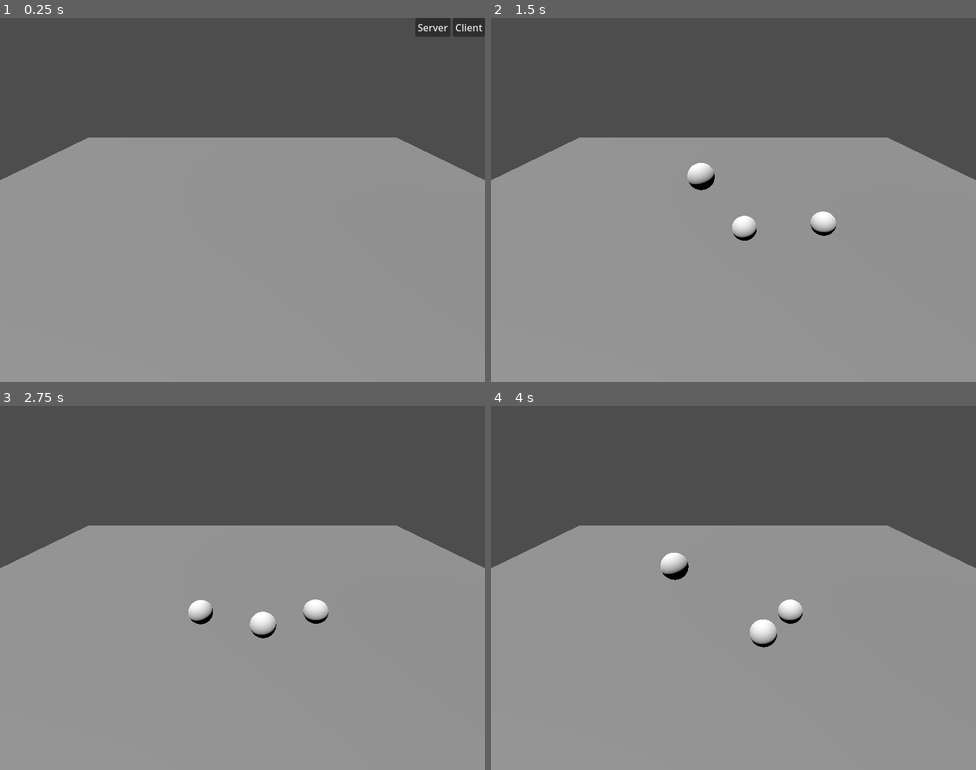
Above: before the commit, frames 1-4 (two rows, left to right).
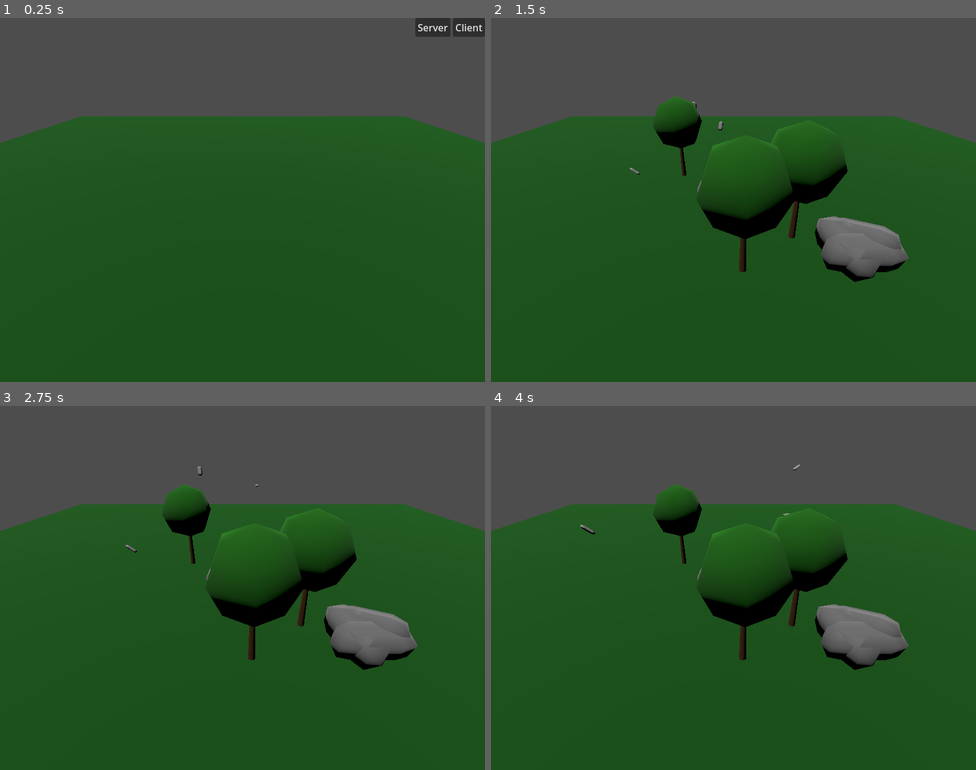
Above: after the commit, the same moments.

Repository: DigitallyTailored/godot4-mp-client-position-sync
Game: Godot game, scene res://world.tscn
The game is run twice, just before and just after one commit, with the same random seed, the same clock (stepped at 60 frames per second) and the same inputs.
Inputs:
- Up to frame 1 (0.25 s): no input
- Up to frame 2 (1.5 s): click "Server" at 0.5 s; tap Enter (ui_accept) at 1.25, 1.35 s; hold D (move_right) from 1.28 s (still down)
- Up to frame 3 (2.75 s): tap Enter (ui_accept) at 1.52, 1.82, 2.1, 2.27, 2.57 s; release D (move_right) at 2.03 s; hold S (move_down) from 2.03 s (still down)
- Up to frame 4 (4 s): release S (move_down) at 2.78 s; hold D (move_right) 2.78-3.53 s; tap Enter (ui_accept) at 2.85, 3.6, 3.77 s; hold W (move_up) from 3.53 s (still down)

The runs differ from the first frame. In frame 1, 72% of the frame differs, in the area x 0-100%, y 27-100%; in frame 2, 72%; in frame 3, 72%, in the area x 0-100%, y 16-100%; in frame 4, 72%.

Commit message:
working scene wrapper with auto position, rotation, scale and overrides

Diff:
--- /dev/null
+++ b/entities/bird.gd
@@ -0,0 +1,20 @@
+extends Node3D
+
+var target :Vector3
+var speed = 3.0
+var timer :float = 0.0
+
+func _ready():
+	new_target()
+
+func _physics_process(delta):
+	position = lerp(position, target, delta)
+	look_at(lerp(rotation, target, delta))
+	timer+=delta
+	if timer > 2.0:
+		timer = 0.0
+		new_target()
+
+func new_target():
+	randomize()
+	target = Vector3(randf_range(-5,5),randf_range(0.5,5),randf_range(-5,5))
--- /dev/null
+++ b/entities/bird.tscn
@@ -0,0 +1,14 @@
+[gd_scene load_steps=3 format=3 uid="uid://r6fjyeino2od"]
+
+[ext_resource type="Script" path="res://entities/bird.gd" id="1_fxmja"]
+
+[sub_resource type="CapsuleMesh" id="CapsuleMesh_rymao"]
+radial_segments = 4
+rings = 1
+
+[node name="Bird" type="Node3D"]
+script = ExtResource("1_fxmja")
+
+[node name="MeshInstance3D" type="MeshInstance3D" parent="."]
+transform = Transform3D(1.91069e-16, 8.74228e-09, 0.2, 0.1, -8.74228e-09, 0, 4.37114e-09, 0.2, -8.74228e-09, 0, 0, 0)
+mesh = SubResource("CapsuleMesh_rymao")
--- /dev/null
+++ b/entities/character.gd
@@ -0,0 +1,44 @@
+extends CharacterBody3D
+
+@export var _position :Vector3 = Vector3.ZERO
+var is_self = false
+
+const SPEED = 5.0
+const JUMP_VELOCITY = 4.5
+
+# Get the gravity from the project settings to be synced with RigidBody nodes.
+var gravity = ProjectSettings.get_setting("physics/3d/default_gravity")
+
+func _ready():
+	is_self = get_parent().name == str(multiplayer.get_unique_id())
+
+func _physics_process(delta):
+	if not is_self:
+		position = _position
+		return
+
+	# Add the gravity.
+	if not is_on_floor():
+		velocity.y -= gravity * delta
+
+	# Handle jump.
+	if Input.is_action_just_pressed("ui_accept") and is_on_floor():
+		velocity.y = JUMP_VELOCITY
+
+	# Get the input direction and handle the movement/deceleration.
+	# As good practice, you should replace UI actions with custom gameplay actions.
+	var input_dir = Input.get_vector("ui_left", "ui_right", "ui_up", "ui_down")
+	var direction = (transform.basis * Vector3(input_dir.x, 0, input_dir.y)).normalized()
+	if direction:
+		velocity.x = direction.x * SPEED
+		velocity.z = direction.z * SPEED
+	else:
+		velocity.x = move_toward(velocity.x, 0, SPEED)
+		velocity.z = move_toward(velocity.z, 0, SPEED)
+
+	move_and_slide()
+	rpc_send_position.rpc_id(1, position)
+
+@rpc("any_peer", "call_remote")
+func rpc_send_position(rpc_position):
+	_position = rpc_position
--- /dev/null
+++ b/entities/character.tscn
@@ -0,0 +1,34 @@
+[gd_scene load_steps=6 format=3 uid="uid://do1thic6phc1k"]
+
+[ext_resource type="Script" path="res://entities/character.gd" id="1_74efq"]
+
+[sub_resource type="CylinderShape3D" id="CylinderShape3D_hbdkn"]
+height = 1.75
+
+[sub_resource type="CylinderMesh" id="CylinderMesh_w0oxl"]
+radial_segments = 8
+rings = 1
+
+[sub_resource type="StandardMaterial3D" id="StandardMaterial3D_c66kh"]
+albedo_color = Color(1, 0.505882, 0, 1)
+
+[sub_resource type="BoxMesh" id="BoxMesh_hqpr2"]
+
+[node name="Character" type="CharacterBody3D"]
+script = ExtResource("1_74efq")
+
+[node name="CollisionShape3D" type="CollisionShape3D" parent="."]
+transform = Transform3D(1, 0, 0, 0, 1, 0, 0, 0, 1, 0, 1.12864, 0)
+shape = SubResource("CylinderShape3D_hbdkn")
+
+[node name="RayCast3D" type="RayCast3D" parent="CollisionShape3D"]
+target_position = Vector3(0, -1.13, 0)
+
+[node name="MeshInstance3D" type="MeshInstance3D" parent="."]
+transform = Transform3D(-1, 0, 8.74228e-08, 0, 1, 0, -8.74228e-08, 0, -1, 0, 1, 0)
+mesh = SubResource("CylinderMesh_w0oxl")
+surface_material_override/0 = SubResource("StandardMaterial3D_c66kh")
+
+[node name="MeshInstance3D" type="MeshInstance3D" parent="MeshInstance3D"]
+transform = Transform3D(0.5, 0, 0, 0, 0.5, 0, 0, 0, 0.5, 0, 0.625044, 0.324685)
+mesh = SubResource("BoxMesh_hqpr2")
--- /dev/null
+++ b/entities/rock.tscn
@@ -0,0 +1,41 @@
+[gd_scene load_steps=6 format=3 uid="uid://cq0t3sgrb2n13"]
+
+[sub_resource type="BoxShape3D" id="BoxShape3D_j2lba"]
+size = Vector3(1, 0.789795, 1.59821)
+
+[sub_resource type="CapsuleMesh" id="CapsuleMesh_6n5mm"]
+radial_segments = 4
+rings = 1
+
+[sub_resource type="StandardMaterial3D" id="StandardMaterial3D_k6juk"]
+albedo_color = Color(0.419608, 0.419608, 0.419608, 1)
+
+[sub_resource type="StandardMaterial3D" id="StandardMaterial3D_7d5b6"]
+albedo_color = Color(0.419608, 0.419608, 0.419608, 1)
+
+[sub_resource type="StandardMaterial3D" id="StandardMaterial3D_ohpcx"]
+albedo_color = Color(0.419608, 0.419608, 0.419608, 1)
+
+[node name="Rock" type="Node3D"]
+
+[node name="RigidBody3D" type="RigidBody3D" parent="."]
+transform = Transform3D(1, 0, 0, 0, 1, 0, 0, 0, 1, 0, 0.313836, 0)
+
+[node name="CollisionShape3D" type="CollisionShape3D" parent="RigidBody3D"]
+transform = Transform3D(0.952161, 0, 0.305596, 0, 1, 0, -0.305596, 0, 0.952161, -0.0110887, -0.0252686, -0.0345496)
+shape = SubResource("BoxShape3D_j2lba")
+
+[node name="MeshInstance3D" type="MeshInstance3D" parent="."]
+transform = Transform3D(-4.37114e-08, 1, 0, -0.866025, -3.78552e-08, 0.5, 0.5, 2.18557e-08, 0.866025, 0.0817028, 0.313836, 0.305277)
+mesh = SubResource("CapsuleMesh_6n5mm")
+surface_material_override/0 = SubResource("StandardMaterial3D_k6juk")
+
+[node name="MeshInstance3D2" type="MeshInstance3D" parent="."]
+transform = Transform3D(-0.69065, 0.25, -0.678603, -0.711516, -0.0669873, 0.699469, 0.12941, 0.965926, 0.224144, -0.248935, 0.313836, 0.00780815)
+mesh = SubResource("CapsuleMesh_6n5mm")
+surface_material_override/0 = SubResource("StandardMaterial3D_7d5b6")
+
+[node name="MeshInstance3D3" type="MeshInstance3D" parent="."]
+transform = Transform3D(0.537687, -0.692758, 0.480603, -0.785804, -0.205122, 0.583469, -0.305621, -0.691384, -0.654663, 0.180139, 0.340386, -0.261247)
+mesh = SubResource("CapsuleMesh_6n5mm")
+surface_material_override/0 = SubResource("StandardMaterial3D_ohpcx")
--- /dev/null
+++ b/entities/tree.tscn
@@ -0,0 +1,40 @@
+[gd_scene load_steps=6 format=3 uid="uid://chtqlgctrw7dy"]
+
+[sub_resource type="CylinderMesh" id="CylinderMesh_6anqa"]
+top_radius = 0.05
+bottom_radius = 0.1
+radial_segments = 6
+rings = 1
+
+[sub_resource type="StandardMaterial3D" id="StandardMaterial3D_qjq2d"]
+albedo_color = Color(0.305882, 0.180392, 0.027451, 1)
+
+[sub_resource type="SphereMesh" id="SphereMesh_cqhg5"]
+radius = 1.0
+height = 2.0
+radial_segments = 6
+rings = 3
+
+[sub_resource type="StandardMaterial3D" id="StandardMaterial3D_q4kmn"]
+albedo_color = Color(0.0784314, 0.372549, 0, 1)
+
+[sub_resource type="CylinderShape3D" id="CylinderShape3D_74wq3"]
+radius = 0.117116
+
+[node name="Node3D" type="Node3D"]
+
+[node name="MeshInstance3D" type="MeshInstance3D" parent="."]
+transform = Transform3D(1, 0, 0, 0, 1, 0, 0, 0, 1, 0, 1, 0)
+mesh = SubResource("CylinderMesh_6anqa")
+surface_material_override/0 = SubResource("StandardMaterial3D_qjq2d")
+
+[node name="MeshInstance3D2" type="MeshInstance3D" parent="."]
+transform = Transform3D(1, 0, 0, 0, 1, 0, 0, 0, 1, 0, 2.20731, 0)
+mesh = SubResource("SphereMesh_cqhg5")
+surface_material_override/0 = SubResource("StandardMaterial3D_q4kmn")
+
+[node name="StaticBody3D" type="StaticBody3D" parent="."]
+
+[node name="CollisionShape3D" type="CollisionShape3D" parent="StaticBody3D"]
+transform = Transform3D(1, 0, 0, 0, 1, 0, 0, 0, 1, 0, 1, 0)
+shape = SubResource("CylinderShape3D_74wq3")
--- /dev/null
+++ b/multiplayer/SceneWrap.gd
@@ -0,0 +1,28 @@
+extends Node
+
+@export var scene :String = ""
+@export var _position :Vector3
+@export var _rotation :Vector3
+@export var _scale :Vector3 = Vector3(1,1,1)
+
+var target : Node3D
+# Called when the node enters the scene tree for the first time.
+
+func _ready():
+	target = load(scene).instantiate()
+	var multiplayer_synchronizer :MultiplayerSynchronizer= MultiplayerSynchronizer.new()
+	target.add_child(multiplayer_synchronizer)
+	var config = SceneReplicationConfig.new()
+	add_child(target)
+
+	#if target has key property starting with underscore, sync that instead - these are used as client overrides or for interpolation
+	for property in ['position', 'rotation']:
+		if target.get('_'+property) == null:
+			config.add_property(str(target.get_path(), ':',property))
+		else:
+			config.add_property(str(target.get_path(), ':_',property))
+	multiplayer_synchronizer.replication_config = config
+
+	target.position = _position
+	target.rotation = _rotation
+	target.scale = _scale
--- /dev/null
+++ b/multiplayer/SceneWrap.tscn
@@ -0,0 +1,23 @@
+[gd_scene load_steps=3 format=3 uid="uid://cqtx7ovjsquhr"]
+
+[ext_resource type="Script" path="res://multiplayer/SceneWrap.gd" id="1_wbgv8"]
+
+[sub_resource type="SceneReplicationConfig" id="SceneReplicationConfig_pyrhq"]
+properties/0/path = NodePath(".:scene")
+properties/0/spawn = true
+properties/0/replication_mode = 0
+properties/1/path = NodePath(".:_position")
+properties/1/spawn = true
+properties/1/replication_mode = 0
+properties/2/path = NodePath(".:_rotation")
+properties/2/spawn = true
+properties/2/replication_mode = 0
+properties/3/path = NodePath(".:_scale")
+properties/3/spawn = true
+properties/3/replication_mode = 0
+
+[node name="SceneWrap" type="Node"]
+script = ExtResource("1_wbgv8")
+
+[node name="MultiplayerSynchronizer" type="MultiplayerSynchronizer" parent="."]
+replication_config = SubResource("SceneReplicationConfig_pyrhq")
--- a/player.gd
+++ /dev/null
@@ -1,75 +0,0 @@
-extends CharacterBody3D
-
-@export var ai = false
-@export var _position = Vector3.ZERO
-var speed = 3.0
-const JUMP_VELOCITY = 20.0
-var gravity = -100
-var direction := Vector3(0.0,0.0,0.0)
-var jumping := false
-
-# Target for AI movement
-var target := Vector3(0.0,0.0,0.0)
-var last_position := Vector3(0.0,0.0,0.0)
-var move_timer = 0.0
-
-func _ready():
-	_position = position
-
-	if ai:
-		speed *= 0.2
-		$MeshInstance3D.mesh = SphereMesh.new()
-		move_timer = Time.get_ticks_msec()
-
-func _physics_process(delta):
-	var _name = str(name)
-	var _peer_id = str(multiplayer.get_unique_id())
-	var is_self = _name == _peer_id
-
-
-	if ai and multiplayer.is_server():
-		#add logic here to move peer towards target until either within range or 5 seconds has gone by, in which case, change target
-		if target.distance_to(position) < 1 or Time.get_ticks_msec() - move_timer > 5000:
-			target = Vector3(randf_range(-5, 5), position.y, randf_range(-5, 5))
-			move_timer = Time.get_ticks_msec()
-
-		direction = (target - position).normalized()
-		if is_on_floor() and randi() % 100 == 1:
-			velocity.y = JUMP_VELOCITY
-		apply_movement(delta, is_self)
-		return
-
-	#only control player on matching peer
-	if not is_self:
-		#set position of this external peer to the last received _position
-		position = _position
-		return
-
-	if is_self:
-		#to get this far we must be the local player in control of the peer
-		#control player on matching peer
-		direction.x = Input.get_axis("move_left", "move_right")
-		direction.z = Input.get_axis("move_up", "move_down")
-		jumping = Input.is_action_just_pressed("ui_accept")
-		if is_on_floor() and jumping:
-			velocity.y = JUMP_VELOCITY
-		apply_movement(delta, is_self)
-		return
-
-func apply_movement(delta, is_self):
-	var new_velocity = direction * speed
-	velocity.x = new_velocity.x
-	velocity.z = new_velocity.z
-	if not is_on_floor():
-		velocity.y += gravity * delta
-	move_and_slide()
-
-	if last_position != position:
-		if is_self:
-			rpc_send_position.rpc_id(1, position)
-		else:
-			rpc_send_position(position)
-
-@rpc("any_peer", "call_remote")
-func rpc_send_position(rpc_position):
-	_position = rpc_position
--- a/player.tscn
+++ /dev/null
@@ -1,50 +0,0 @@
-[gd_scene load_steps=8 format=3 uid="uid://xymvouxq3qgo"]
-
-[ext_resource type="Script" path="res://player.gd" id="1_0gy7u"]
-[ext_resource type="Script" path="res://visibility_sync.gd" id="2_5v0cn"]
-
-[sub_resource type="BoxMesh" id="BoxMesh_v6jhe"]
-
-[sub_resource type="StandardMaterial3D" id="StandardMaterial3D_3jtxk"]
-
-[sub_resource type="SphereShape3D" id="SphereShape3D_2vowh"]
-
-[sub_resource type="SceneReplicationConfig" id="SceneReplicationConfig_o28fd"]
-properties/0/path = NodePath(".:ai")
-properties/0/spawn = true
-properties/0/replication_mode = 0
-properties/1/path = NodePath(".:_position")
-properties/1/spawn = true
-properties/1/replication_mode = 1
-properties/2/path = NodePath(".:position")
-properties/2/spawn = true
-properties/2/replication_mode = 0
-
-[sub_resource type="SphereShape3D" id="SphereShape3D_qd1m8"]
-radius = 5.0
-
-[node name="Player" type="CharacterBody3D"]
-script = ExtResource("1_0gy7u")
-
-[node name="MeshInstance3D" type="MeshInstance3D" parent="."]
-mesh = SubResource("BoxMesh_v6jhe")
-surface_material_override/0 = SubResource("StandardMaterial3D_3jtxk")
-
-[node name="CollisionShape3D" type="CollisionShape3D" parent="."]
-shape = SubResource("SphereShape3D_2vowh")
-
-[node name="Area3D" type="Area3D" parent="."]
-
-[node name="MultiplayerSynchronizer" type="MultiplayerSynchronizer" parent="Area3D"]
-root_path = NodePath("../..")
-replication_interval = 0.025
-delta_interval = 0.025
-replication_config = SubResource("SceneReplicationConfig_o28fd")
-public_visibility = false
-script = ExtResource("2_5v0cn")
-
-[node name="CollisionShape3D" type="CollisionShape3D" parent="Area3D"]
-shape = SubResource("SphereShape3D_qd1m8")
-
-[connection signal="body_entered" from="Area3D" to="Area3D/MultiplayerSynchronizer" method="_on_area_3d_body_entered"]
-[connection signal="body_exited" from="Area3D" to="Area3D/MultiplayerSynchronizer" method="_on_area_3d_body_exited"]
--- a/world.gd
+++ b/world.gd
@@ -1,75 +1,85 @@
-# This script extends the Node class in Godot
 extends Node
 
-# Preloading the player scene to be instantiated later
-
-# Defining the port and host for the multiplayer server
+# Defines the port and host for the multiplayer server
 const PORT = 4343
 const HOST = "127.0.0.1"
 
-# Creating a new instance of the ENetMultiplayerPeer class
+# Creates a new instance of the ENetMultiplayerPeer class for network communication
 var peer := ENetMultiplayerPeer.new()
 
-# This function is called when the node enters the scene tree
+# Called when the node enters the scene tree, sets up signal connections
 func _enter_tree():
-	# Connecting the signals for when a peer connects or disconnects
 	multiplayer.peer_connected.connect(spawn_player)
 	multiplayer.peer_disconnected.connect(despawn_player)
 
-# This function starts the server
+	#var scenes = get_scenes("res://entities/")
+	#print(scenes)
+	#for scene in scenes:
+	#	%EntitySpawner.add_spawnable_scene(scene)
+
+func get_scenes(path):
+	var scenes = []
+	var dir = DirAccess.open(path)
+	if dir:
+		dir.list_dir_begin()
+		var file_name = dir.get_next()
+		while file_name != "":
+			if dir.current_is_dir():
+				scenes.append_array(get_scenes(path+'/'+file_name))
+			else:
+				if file_name.ends_with(".tscn"):
+					scenes.append(dir.get_current_dir(false)+'/' +file_name)
+			file_name = dir.get_next()
+	return scenes
+
+# Starts a server, sets up the environment, and spawns AI players
 func start_server():
-	# Hiding the WorldUI node
 	$WorldUI.hide()
-	# Setting the window title to "server"
-	# Creating a server with the specified port
 	peer.create_server(PORT)
-	# Setting the multiplayer peer for the current multiplayer API
 	multiplayer.multiplayer_peer = peer
 	DisplayServer.window_set_title("server - " + str(multiplayer.get_unique_id()))
-	#optional: Adding the server as a peer with ID 1
-	#spawn_player(1) #you could use the server as a player too by including this line
 
-	#some "ai" players not attached to any remote peer which we could easily control with the server
-	spawn_player("ai-"+str(randi_range(0,99999)), true)
-	spawn_player("ai-"+str(randi_range(0,99999)), true)
-	spawn_player("ai-"+str(randi_range(0,99999)), true)
+	spawn_entity("res://entities/tree.tscn", 'test'+str(randi_range(0,99999)))
+	spawn_entity("res://entities/tree.tscn", 'test'+str(randi_range(0,99999)))
+	spawn_entity("res://entities/tree.tscn", 'test'+str(randi_range(0,99999)))
+	spawn_entity("res://entities/rock.tscn", 'test'+str(randi_range(0,99999)))
+	spawn_entity("res://entities/rock.tscn", 'test'+str(randi_range(0,99999)))
+	spawn_entity("res://entities/rock.tscn", 'test'+str(randi_range(0,99999)))
+	spawn_entity("res://entities/rock.tscn", 'test'+str(randi_range(0,99999)))
+	spawn_entity("res://entities/bird.tscn", 'test'+str(randi_range(0,99999)))
+	spawn_entity("res://entities/bird.tscn", 'test'+str(randi_range(0,99999)))
+	spawn_entity("res://entities/bird.tscn", 'test'+str(randi_range(0,99999)))
 
-# This function starts the client
+
+# Starts a client, sets up the environment, and connects to the server
 func start_client():
-	# Hiding the WorldUI node
 	$WorldUI.hide()
-	# Setting the window title to "client"
 	DisplayServer.window_set_title("client")
-	# Creating a client that will connect to the specified host and port
 	peer.create_client(HOST, PORT)
-	# Setting the multiplayer peer for the current multiplayer API
 	multiplayer.multiplayer_peer = peer
-
 	DisplayServer.window_set_title("client - " + str(multiplayer.get_unique_id()))
 
-# This function spawns a player with a given ID
-func spawn_player(id, _is_ai = false):
+func spawn_player(id):
+	spawn_entity("res://entities/character.tscn", id)
+
+# Spawns a player with a given ID and optionally marks it as AI
+func spawn_entity(scene, id):
 	if not is_multiplayer_authority():
 		return
-	# Instantiating a new player scene
-	var p = preload("res://player.tscn").instantiate()
-	p.position = Vector3(randf_range(-5,5),3,0)
-	# Setting the player's name to its ID
-	p.name = str(id)
-	p.ai = _is_ai
-	# Adding the player as a child of the Players node
-	%Players.add_child(p, true)
+	var scene_wrap = load("res://multiplayer/SceneWrap.tscn").instantiate()
+	scene_wrap.name = str(id)
+	scene_wrap.scene = scene
+	scene_wrap._position = Vector3(randf_range(-5,5),0,randf_range(-5,5))
+	$Entities.add_child(scene_wrap, true)
 
+# Despawns a player with a given ID by removing it from the players node
+func despawn_player(id):
+	despawn_entity(id)
 
-# This function despawns a player with a given ID
-func despawn_player(id):
-	# Looping over all children of the Players node.
+func despawn_entity(id):
 	if not is_multiplayer_authority():
 		return
-	for p in %Players.get_children():
-		# Checking if the current child's name matches the ID
+	for p in $Entities.get_children():
 		if p.name == str(id):
-			# Deleting the player node
 			p.queue_free()
-			# Exiting the loop as the player has been found and deleted
 			break
--- a/world.tscn
+++ b/world.tscn
@@ -7,6 +7,9 @@
 
 [sub_resource type="PlaneMesh" id="PlaneMesh_xggqt"]
 size = Vector2(1, 1)
+
+[sub_resource type="StandardMaterial3D" id="StandardMaterial3D_u7f1f"]
+albedo_color = Color(0, 0.298039, 0, 1)
 
 [node name="World" type="Node"]
 script = ExtResource("1_xuk0x")
@@ -34,16 +37,15 @@
 layout_mode = 2
 text = "Client"
 
-[node name="PlayerSpawner" type="MultiplayerSpawner" parent="."]
+[node name="EntitySpawner" type="MultiplayerSpawner" parent="."]
 unique_name_in_owner = true
-_spawnable_scenes = PackedStringArray("res://player.tscn")
-spawn_path = NodePath("../Players")
+_spawnable_scenes = PackedStringArray("res://multiplayer/SceneWrap.tscn")
+spawn_path = NodePath("../Entities")
 
-[node name="Players" type="Node" parent="."]
-unique_name_in_owner = true
+[node name="Entities" type="Node" parent="."]
 
 [node name="floor" type="Node3D" parent="."]
-transform = Transform3D(30, 0, 0, 0, 1, 0, 0, 0, 30, 0, -2, 0)
+transform = Transform3D(30, 0, 0, 0, 1, 0, 0, 0, 30, 0, 0, 0)
 
 [node name="StaticBody3D" type="StaticBody3D" parent="floor"]
 
@@ -52,6 +54,7 @@
 
 [node name="MeshInstance3D" type="MeshInstance3D" parent="floor"]
 mesh = SubResource("PlaneMesh_xggqt")
+surface_material_override/0 = SubResource("StandardMaterial3D_u7f1f")
 
 [node name="Camera3D" type="Camera3D" parent="."]
 transform = Transform3D(1, 0, 0, 0, 0.866025, 0.5, 0, -0.5, 0.866025, 0, 4.27865, 8.04082)
Not shown: 1 places in world.tscn that only renumber resources
